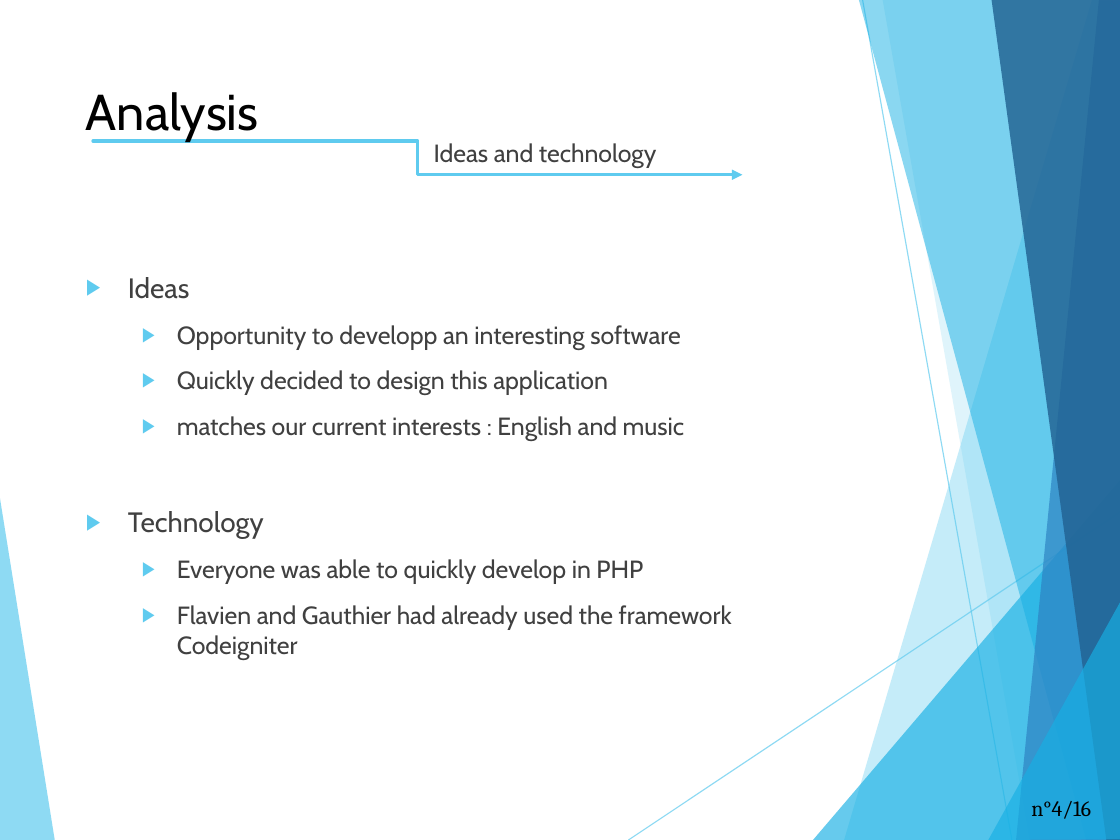
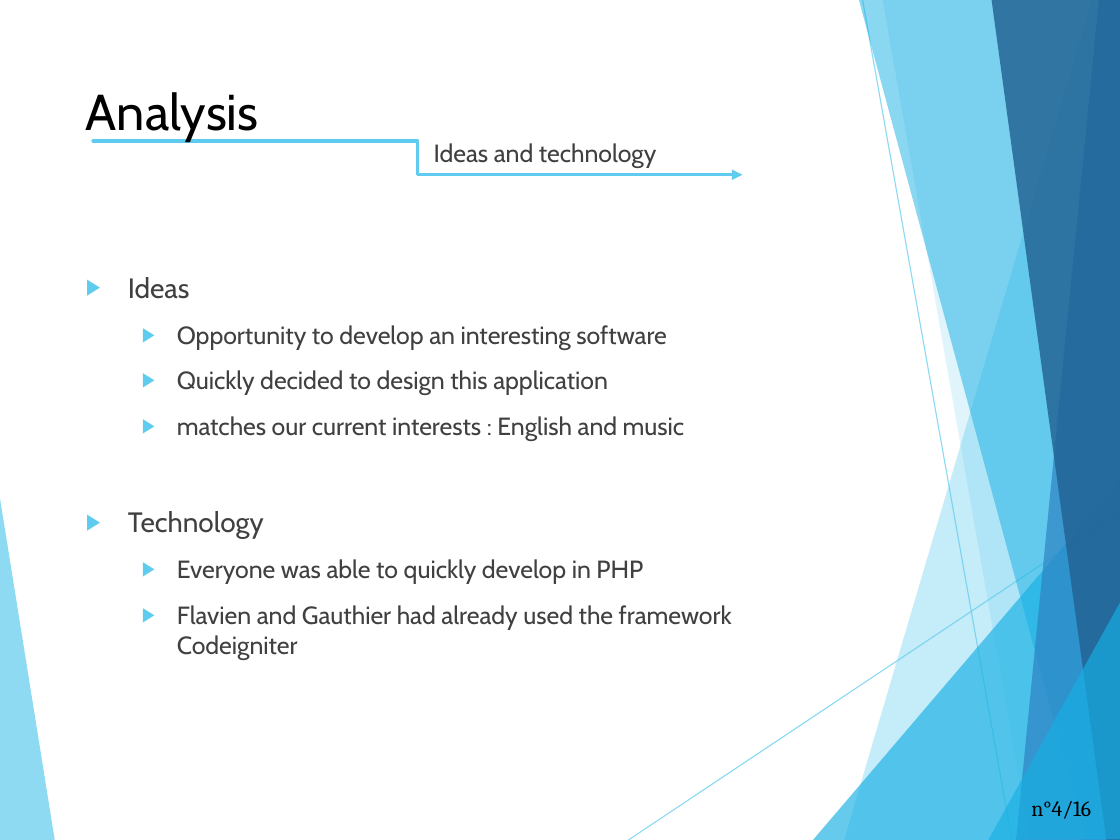
Before and after one commit to Terrasse/Dontforgetthelyrics, a slide deck: slide 4 of English_project.pptx. Drawn at 1120x840 pixels with LibreOffice and Linux fonts; fonts in the diff are those of the drawing. Boxes give left, top, right and bottom in pixels: in the first picture for what was removed or moved away, otherwise in the second. Text is boxed around its words. In the diff, an @@ line names an element or a change of style, - is before the commit and + after.

```diff
--- a/English_project.pptx
+++ b/English_project.pptx
@@ text at <box>177,325,666,349</box>: text changed @@
-  ▶ Opportunity to developp an interesting software
+  ▶ Opportunity to develop an interesting software
```
Also in this commit, not shown: 2 other slides changed.
